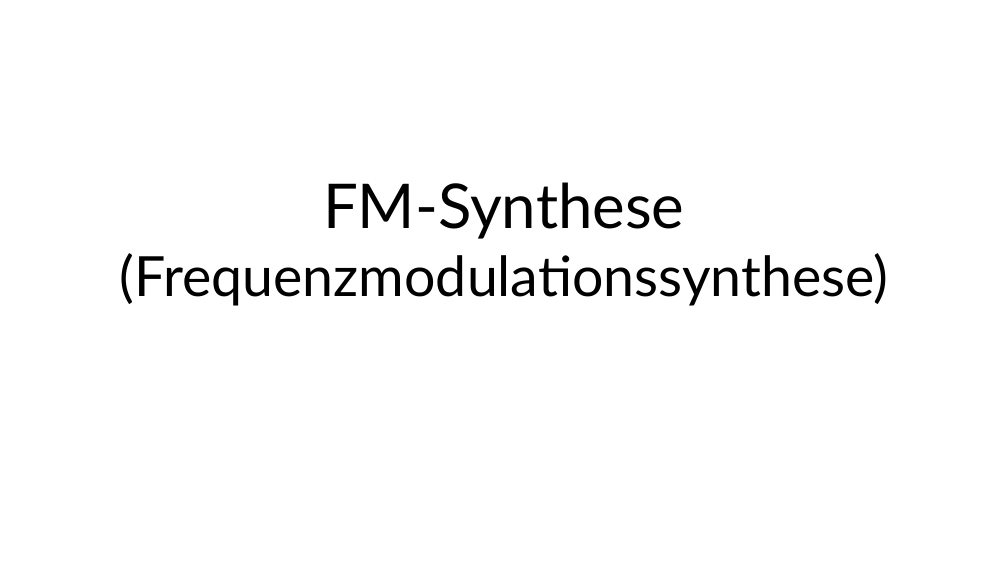
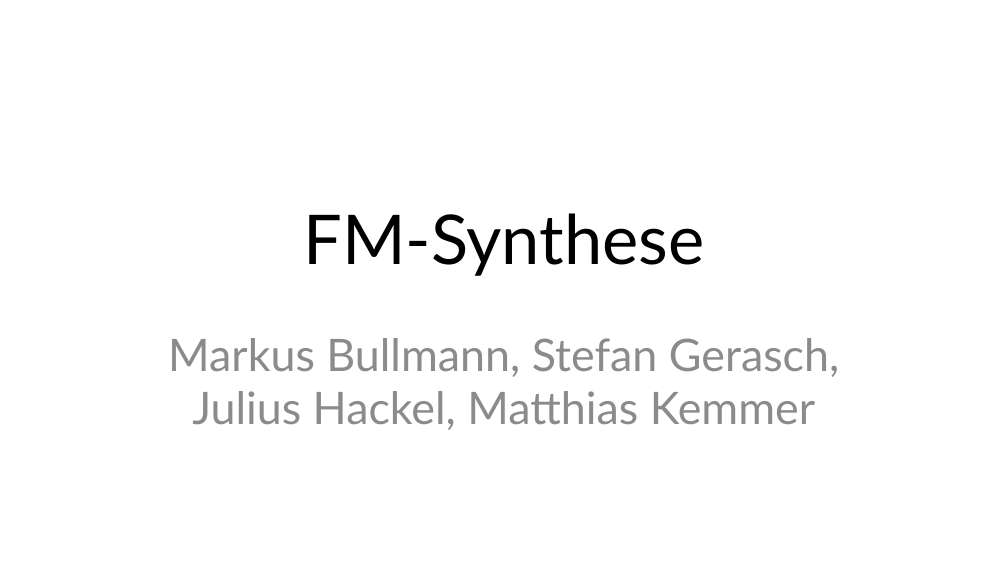
Before and after one commit to MBulli/VSeminar, a slide deck: slide 1 of Praesentation/FMSynthese-Julius.pptx. Drawn at 1008x567 pixels with LibreOffice and Linux fonts; fonts in the diff are those of the drawing; background and template pictures are left out. Boxes give left, top, right and bottom in pixels: in the first picture for what was removed or moved away, otherwise in the second. Text is boxed around its words. In the diff, an @@ line names an element or a change of style, - is before the commit and + after.

Commit message:
Even more presentation stuff, and dx7 text

```diff
--- a/Praesentation/FMSynthese-Julius.pptx
+++ b/Praesentation/FMSynthese-Julius.pptx
@@ title at [303,213,704,276]: text changed; size 39.6 to 49 pt @@
-FM-Synthese
-(Frequenzmodulationssynthese)
+FM-Synthese
@@ subtitle added at [168,338,839,430], 32 pt, text #8C8C8C @@
+Markus Bullmann, Stefan Gerasch, Julius Hackel, Matthias Kemmer
```
Also in this commit, not shown: 17 other slides changed, 5 slides added, 5 other files.
